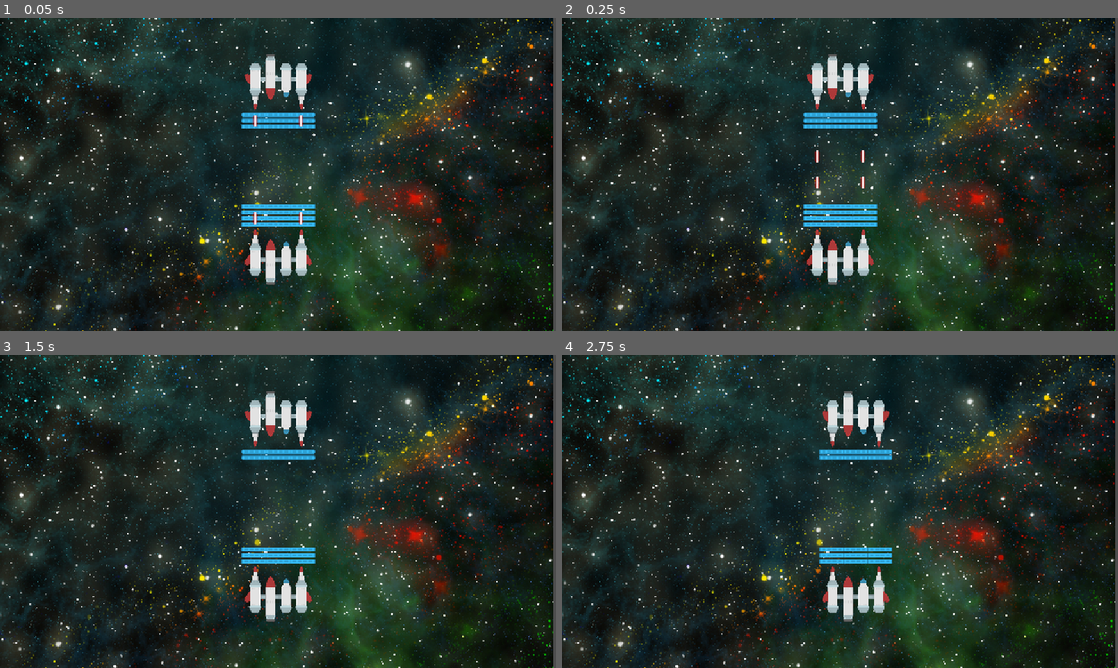
Above: before the commit, frames 1-4 (two rows, left to right).
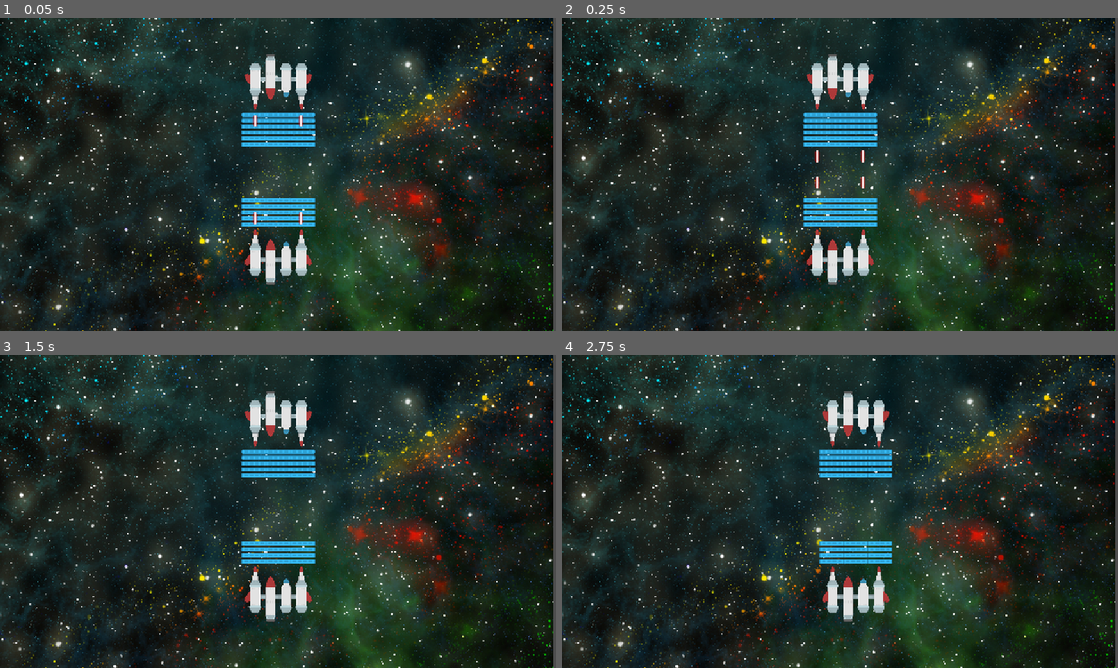
Above: after the commit, the same moments.

Repository: paralinguist/2025-space-pvp
Game: Godot game, scene res://Scenes/test_scene.tscn
Same seed, same stepped clock (60 frames per second), same inputs: the game is played once before the commit and once after it.
Inputs:
- Up to frame 1 (0.05 s): no input
- Up to frame 2 (0.25 s): no input
- Up to frame 3 (1.5 s): tap Enter at 0.5 s; hold Right (ui_right) 0.53-1.28 s; tap Space at 1.25 s; hold Left (ui_left) from 1.28 s (still down)
- Up to frame 4 (2.75 s): tap Enter at 2 s; release Left (ui_left) at 2.03 s; hold Right (ui_right) from 2.03 s (still down)

The runs differ from the first frame. In frame 1, 0.7% of the frame differs, in the area x 43-57%, y 36-59%; in frame 2, 0.7%; in frame 3, 0.7%; in frame 4, 0.7%.

Commit message:
Basic client functionality

Diff:
--- a/2025spacegame/Scenes/test_scene.tscn
+++ b/2025spacegame/Scenes/test_scene.tscn
@@ -6,11 +6,11 @@
 
 [node name="TestScene" type="Node2D"]
 
-[node name="TestShip" parent="." instance=ExtResource("1_3dogw")]
+[node name="RetroShip" parent="." instance=ExtResource("1_3dogw")]
 position = Vector2(576, 500)
 scale = Vector2(0.615, 0.615)
 
-[node name="TestShip2" parent="." instance=ExtResource("1_3dogw")]
+[node name="TechShip" parent="." instance=ExtResource("1_3dogw")]
 position = Vector2(576, 126)
 scale = Vector2(0.615, -0.615)
 
@@ -20,5 +20,7 @@
 scale = Vector2(0.725, 0.725)
 texture = ExtResource("2_r5l72")
 
-[node name="WebSocketServer" type="Node" parent="."]
+[node name="WebSocketServer" type="Node" parent="." node_paths=PackedStringArray("TechShip", "RetroShip")]
 script = ExtResource("3_50ct6")
+TechShip = NodePath("../TechShip")
+RetroShip = NodePath("../RetroShip")
--- a/2025spacegame/Scenes/websocket_server.gd
+++ b/2025spacegame/Scenes/websocket_server.gd
@@ -1,5 +1,4 @@
-class_name WebSocketServer
-extends Node
+class_name WebSocketServer extends Node
 class PendingPeer:
 	var connect_time: int
 	var tcp: StreamPeerTCP
@@ -7,9 +6,9 @@
 	var ws: WebSocketPeer
 
 	func _init(p_tcp: StreamPeerTCP) -> void:
-		var tcp: StreamPeerTCP = p_tcp
-		var connection: StreamPeerTCP = p_tcp
-		var connect_time: int = Time.get_ticks_msec()
+		tcp = p_tcp
+		connection = p_tcp
+		connect_time = Time.get_ticks_msec()
 
 
 const PORT: int = 9876
@@ -23,6 +22,10 @@
 var peers: Dictionary
 var clients: Dictionary
 
+@export var TechShip: Ship
+@export var RetroShip: Ship
+
+
 @export var handshake_timeout := 3000
 
 signal message_received(peer_id: int, message: String)
@@ -34,6 +37,11 @@
 func log_message(message: String) -> void:
 	var time := "[color=#aaaaaa] %s |[/color] " % Time.get_time_string_from_system()
 	print(time + message + "\n")
+
+func _ready() -> void:
+	if tcp_server.listen(PORT) != OK:
+		log_message("Unable to start server.")
+		set_process(false)
 
 func _process(_delta: float) -> void:
 	poll()
@@ -52,7 +60,7 @@
 			client_connected.emit(id)
 			print("Client connected: " + str(id))
 			return true #Successful connection
-		elif state == WebSocketPeer.STATE_CONNECTING:
+		elif state != WebSocketPeer.STATE_CONNECTING:
 			return true #Failed connection
 		return false #Connection still in progress
 	elif p.tcp.get_status() != StreamPeerTCP.STATUS_CONNECTED:
@@ -70,21 +78,24 @@
 	var pkt: PackedByteArray = socket.get_packet()
 	if socket.was_string_packet():
 		var message = pkt.get_string_from_utf8()
-		if message.begins_with("join|"):
-			var client_role = message.right(len(message) - 5)
-			emit_signal("new_client", client_role)
-			print(client_role + "has joined!")
-			clients[peer_id] = client_role
-		else:
-			var ship_instruction = JSON.new()
-			if ship_instruction.parse(message) == OK:
-				var instruction = ship_instruction.data
+		var ship_instruction = JSON.new()
+		if ship_instruction.parse(message) == OK:
+			var instruction = ship_instruction.data
+			print(instruction)
+			if instruction["action"] == "join":
+				print(instruction["team"] + " " + instruction["role"] + " has joined!" + "(API:" + instruction["version"] + ")")
+				clients[peer_id] = {"team":instruction["team"], "role":instruction["role"]}
+				emit_signal("new_client", clients[peer_id])
+			elif instruction["action"] == "move":
+				if instruction["direction"] == "right":
+					print("move tech right")
+					if clients[peer_id]["team"] == "tech":
+						TechShip.move(1)
 	return "OK"
 
 func poll() -> void:
 	if not tcp_server.is_listening():
 		return
-
 	while tcp_server.is_connection_available():
 		var conn: StreamPeerTCP = tcp_server.take_connection()
 		assert(conn != null)
--- a/2025spacegame/Scripts/ship.gd
+++ b/2025spacegame/Scripts/ship.gd
@@ -1,4 +1,4 @@
-extends Node2D
+class_name Ship extends Node2D
 
 const shield  = preload("res://Scenes/shield.tscn")
 const GRID_DISTANCE = 32
Not shown, added: .gitignore
Not shown, added: 2025spacegame/Clients/client_eg.py
Not shown, added: 2025spacegame/Clients/space_api.py
